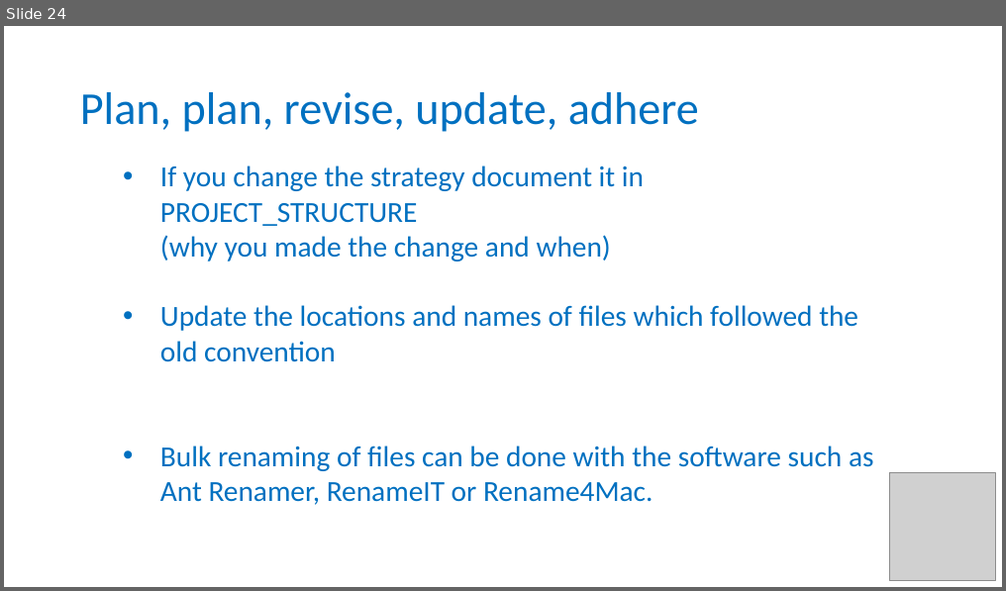
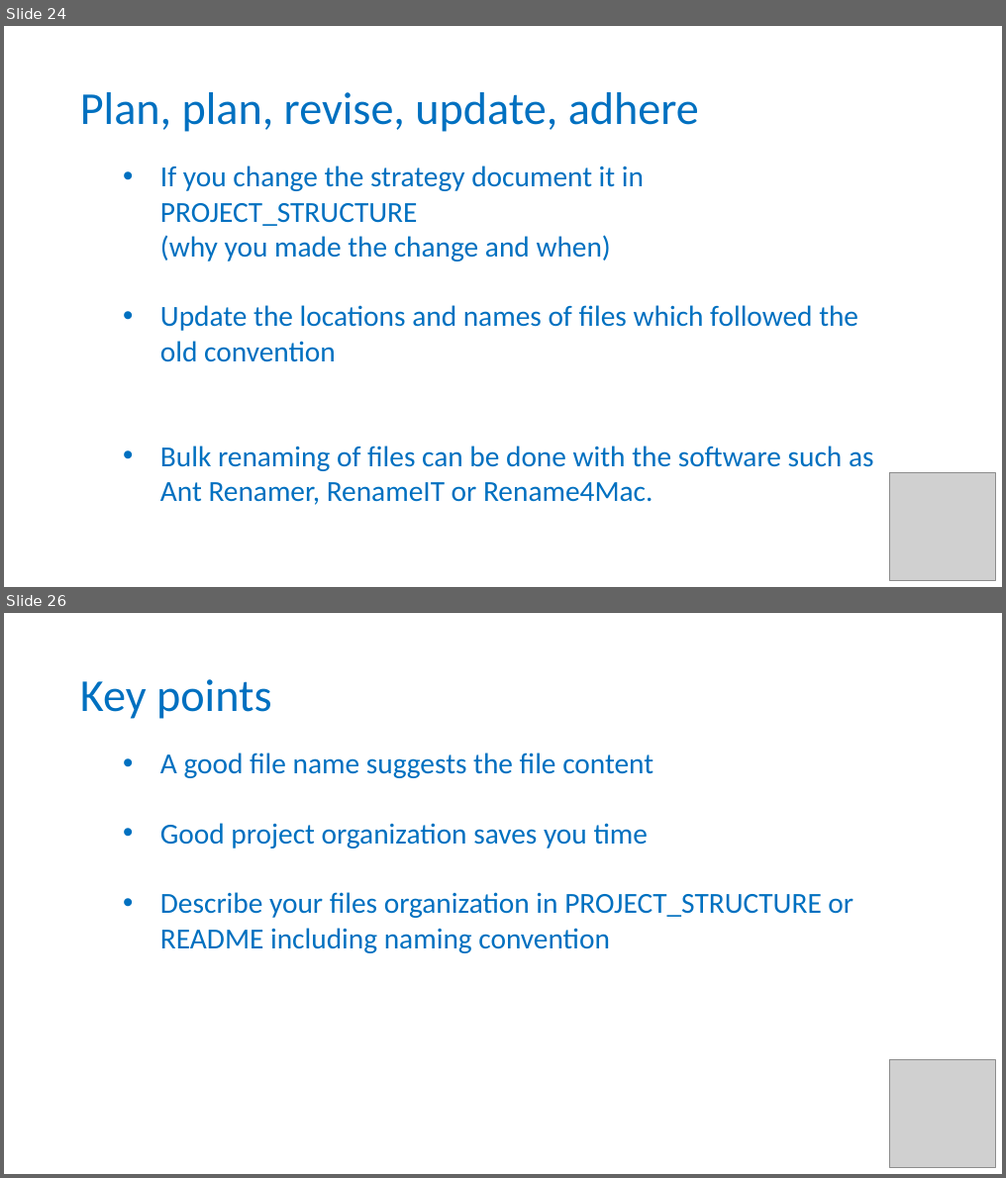
Before and after one commit to carpentries-incubator/fair-bio-practice, a slide deck: instructors/09-working-with-files_v3.0.pptx. Shown one above the other, each under a label of ours: slide 24 before the commit, slides 24 and 26 after it; the slides between them are not shown. The pictures are 1006x591 and 1006x1178 pixels, drawn with LibreOffice and Linux fonts; fonts in the diff are those of the drawing; grey boxes stand for pictures; background and template pictures are left out. Boxes give left, top, right and bottom in pixels: in the first picture for what was removed or moved away, otherwise in the second. Text is boxed around its words. In the diff, an @@ line names an element or a change of style, - is before the commit and + after.

```diff
--- a/instructors/09-working-with-files_v3.0.pptx
+++ b/instructors/09-working-with-files_v3.0.pptx
@@ slide 26 added at (x1=4, y1=613, x2=1002, y2=1174), background #FFFFFF @@
@@ title added at (x1=80, y1=679, x2=272, y2=719), 44 pt, text #0070C0 @@
+Key points
@@ text added at (x1=160, y1=753, x2=853, y2=954), 28 pt, text #0070C0 @@
+• A good file name suggests the file content
+• Good project organization saves you time
+• Describe your files organization in PROJECT_STRUCTURE or README including naming convention
@@ picture added at (x1=890, y1=1059, x2=995, y2=1168) @@
```
Also in this commit, not shown: 1 slide changed, 1 other slide added, 1 slide removed, 1 other file.
